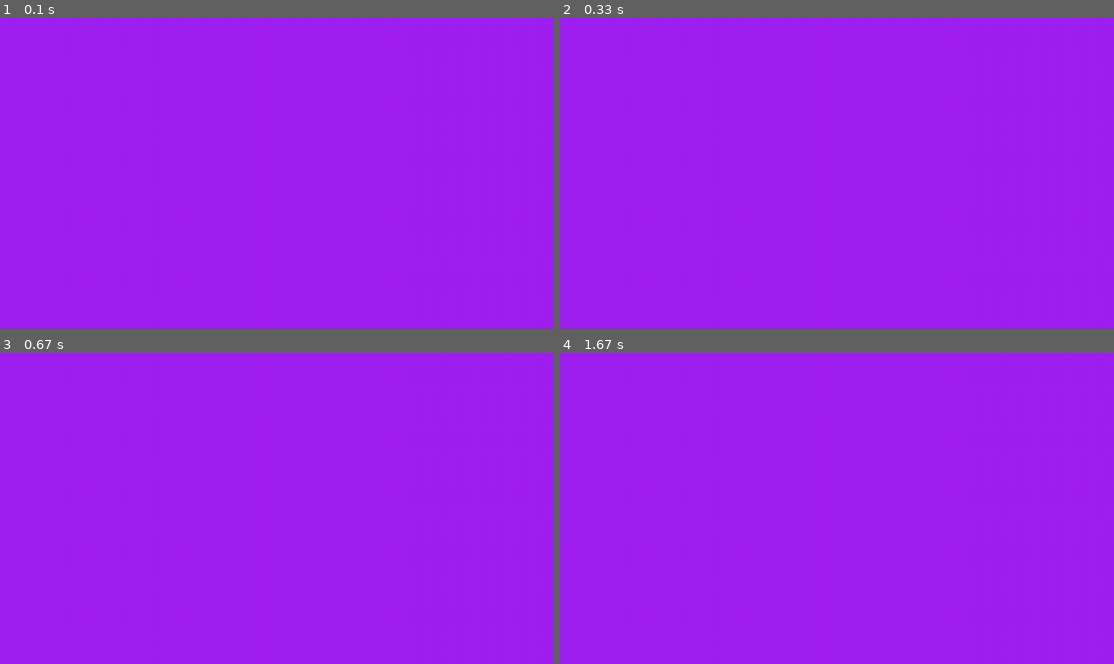
Above: before the commit, frames 1-4 (two rows, left to right).
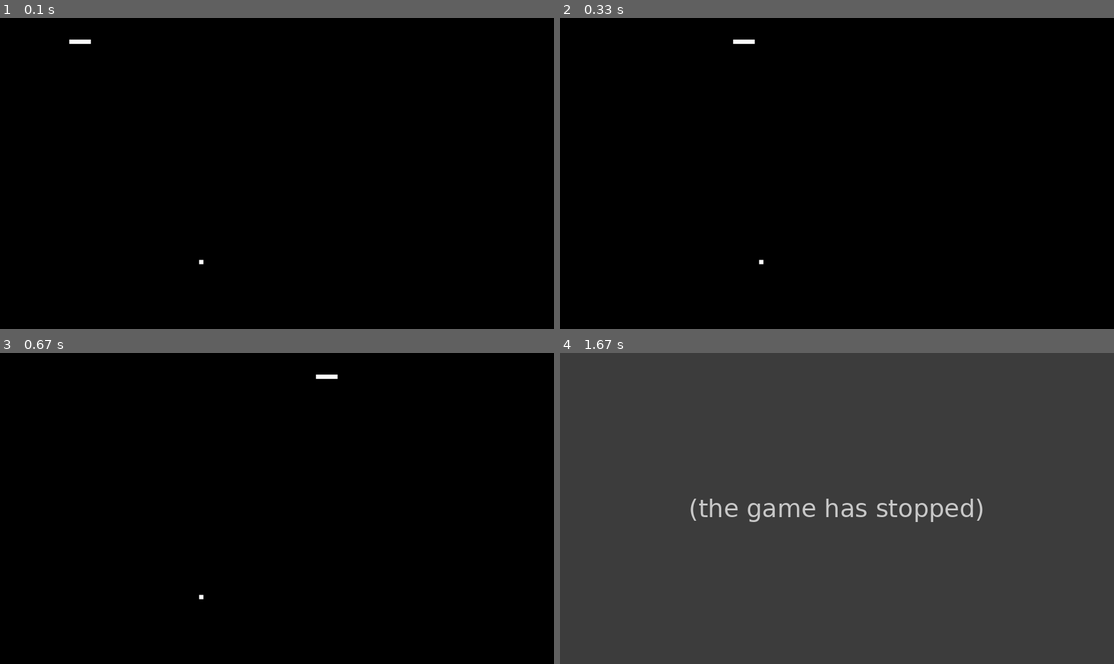
Above: after the commit, the same moments.

Repository: OliverCadman/pygame_nonsense
Game: pygame game, started from snake/__main__.py
The game is run twice, just before and just after one commit, with the same random seed, the same clock (stepped at 60 frames per second) and the same inputs.
Inputs:
- Up to frame 1 (0.1 s): no input
- Up to frame 2 (0.33 s): no input
- Up to frame 3 (0.67 s): tap Enter at 0.33 s
- Up to frame 4 (1.67 s): hold Right 0.67-1.13 s; hold Up 1.17-1.63 s

The runs differ from the first frame. In frame 1, 100% of the frame differs, in the area x 0-100%, y 0-100%; in frame 2, 100%; in frame 3, 100%; in frame 4, 100%.
After the commit the program exited at 1.22 s; later frames show no game.

Commit message:
Add Snake class with game loop and some unrefactored logic

Diff:
--- a/snake/client/client.py
+++ b/snake/client/client.py
@@ -1,4 +1,17 @@
 import pygame
+import random
+import sys
+
+from snake.models.snake import Snake
+
+SCREEN_WIDTH = 1280
+SCREEN_HEIGHT = 720
+PIECE_MARGIN = 5
+SNAKE_LENGTH = 6
+SNAKE_HEIGHT = 10
+
+
+velocity = [4, 0]
 
 
 class Entry:
@@ -7,19 +20,97 @@
 
     def init_game(self):
         self.interface.init()
-        screen = self.interface.display.set_mode((1280, 720))
+        screen = self.interface.display.set_mode((SCREEN_WIDTH, SCREEN_HEIGHT))
         clock = self.interface.time.Clock()
 
         running = True
 
-        while running:
-            for event in self.interface.event.get():
-                if event.type == pygame.QUIT:
-                    running = False
+        snake = Snake()
 
+        # fruit position
+        fruit_position = [random.randrange(1, (SCREEN_WIDTH//10)) * 10,
+                        random.randrange(1, (SCREEN_HEIGHT//10)) * 10]
+        fruit_spawn = True
 
-            screen.fill("purple")
-            self.interface.display.flip()
-            clock.tick(60)
+        # setting default snake direction
+        # towards right
+        direction = 'RIGHT'
+        change_to = direction
 
-        self.interface.quit()
+        while True:
+            # handling key events
+            for event in pygame.event.get():
+                if event.type == pygame.KEYDOWN:
+                    if event.key == pygame.K_UP:
+                        change_to = 'UP'
+                    if event.key == pygame.K_DOWN:
+                        change_to = 'DOWN'
+                    if event.key == pygame.K_LEFT:
+                        change_to = 'LEFT'
+                    if event.key == pygame.K_RIGHT:
+                        change_to = 'RIGHT'
+
+            # If two keys pressed simultaneously
+            # we don't want snake to move into two directions
+            # simultaneously
+            if change_to == 'UP' and direction != 'DOWN':
+                direction = 'UP'
+            if change_to == 'DOWN' and direction != 'UP':
+                direction = 'DOWN'
+            if change_to == 'LEFT' and direction != 'RIGHT':
+                direction = 'LEFT'
+            if change_to == 'RIGHT' and direction != 'LEFT':
+                direction = 'RIGHT'
+
+            # Moving the snake
+            if direction == 'UP':
+                snake.position[1] -= 10
+            if direction == 'DOWN':
+                snake.position[1] += 10
+            if direction == 'LEFT':
+                snake.position[0] -= 10
+            if direction == 'RIGHT':
+                snake.position[0] += 10
+
+            # snake body growing mechanism
+            # if fruits and snakes collide then scores will be
+            # incremented by 10
+            snake.insert()
+            if snake.position[0] == fruit_position[0] and snake.position[1] == fruit_position[1]:
+                # score += 10
+                fruit_spawn = False
+            else:
+                snake.pop()
+
+            if not fruit_spawn:
+                fruit_position = [random.randrange(1, (SCREEN_WIDTH //10)) * 10,
+                                random.randrange(1, (SCREEN_HEIGHT//10)) * 10]
+
+            fruit_spawn = True
+            screen.fill("black")
+
+            snake.draw(screen)
+
+            pygame.draw.rect(screen, (255, 255, 255), pygame.Rect(
+            fruit_position[0], fruit_position[1], 10, 10))
+
+            # Game Over conditions
+            if snake.position[0] < 0 or snake.position[0] > SCREEN_WIDTH-10:
+                snake.position[0] *= -1
+            if snake.position[1] < 0 or snake.position[1] > SCREEN_HEIGHT-10:
+                snake.position[1] *= -1
+
+            # # Touching the snake body
+            for block in snake.body[1:]:
+                if snake.position[0] == block[0] and snake.position[1] == block[1]:
+                    pygame.quit()
+                    sys.exit(0)
+
+            # displaying score continuously
+            # show_score(1, white, 'times new roman', 20)
+
+            # Refresh game screen
+            pygame.display.update()
+
+            # Frame Per Second /Refresh Rate
+            clock.tick(100)
--- /dev/null
+++ b/snake/models/snake.py
@@ -0,0 +1,32 @@
+
+import pygame as pg
+
+class Snake:
+
+    def __init__(self):
+        self.position = [100, 50]
+        self.body = [
+            [100,50],
+            [90, 50],
+            [80, 50],
+            [70, 50],
+            [60, 50]
+        ]
+        self.color = (255, 255, 255)
+        self.width = 10
+        self.height = 10
+
+    def insert(self):
+        return self.body.insert(0, list(self.position))
+
+    def pop(self):
+        return self.body.pop()
+
+    def draw(self, screen):
+        return [
+            pg.draw.rect(screen, self.color,
+                         pg.Rect(pos[0], pos[1],
+                         self.width, self.height
+                    )
+                ) for pos in self.body
+            ]
Empty file added: snake/models/__init__.py
Not shown, changed: .gitignore
